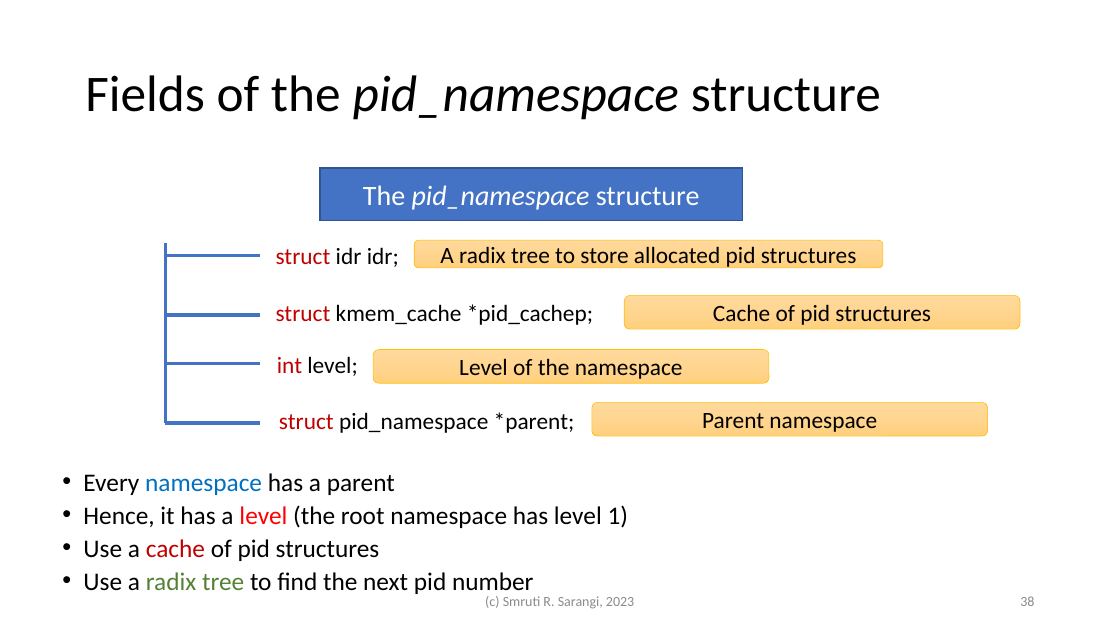
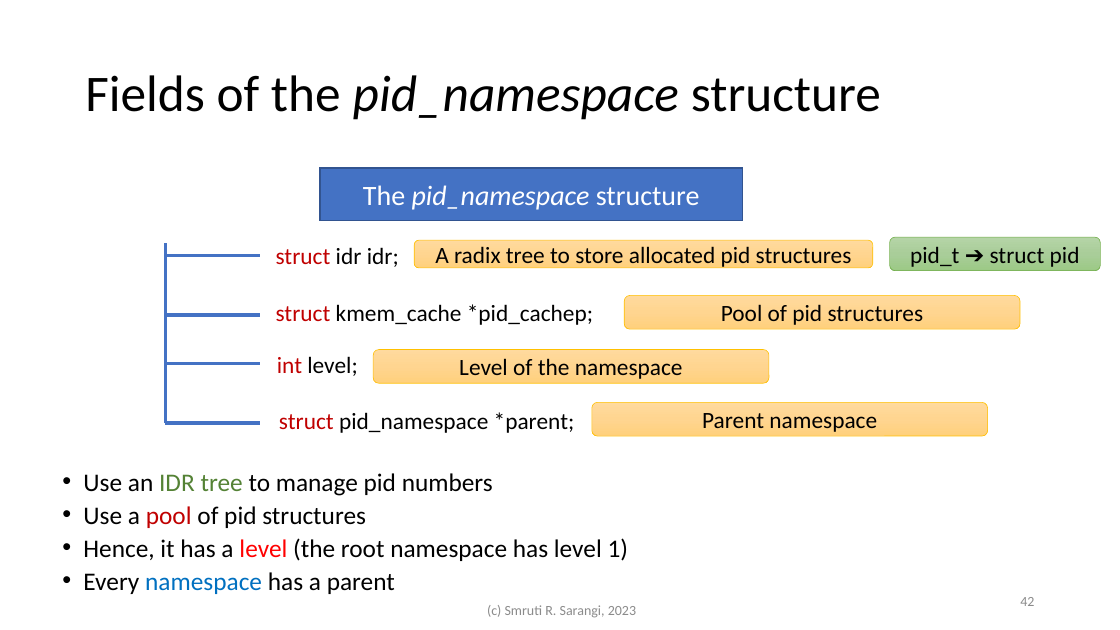
Before and after one commit to sarthak-panda/Sem6, a slide deck: slide 42 of COL331/LEC/3.processes.pptx (slide 38 before the commit). Drawn at 1120x630 pixels with LibreOffice and Linux fonts; fonts in the diff are those of the drawing. Boxes give left, top, right and bottom in pixels: in the first picture for what was removed or moved away, otherwise in the second. Text is boxed around its words. In the diff, an @@ line names an element or a change of style, - is before the commit and + after.

```diff
--- a/COL331/LEC/3.processes.pptx
+++ b/COL331/LEC/3.processes.pptx
@@ rounded rectangle added at (890, 237, 1101, 271), fill gradient #B5D5A7 to #AACE9A to #9CC987, outline #70AD47 0.5 pt, 20 pt, text #000000 @@
+pid_t ➔ struct pid
@@ rounded rectangle "A radix tree to store ...": place and size @@
-rounded rectangle "A radix tree to store ..." at (414, 240, 883, 268)
+rounded rectangle "A radix tree to store ..." at (414, 240, 873, 268)
@@ text in rounded rectangle at (721, 304, 924, 325): text changed @@
-Cache of pid structures
+Pool of pid structures
@@ text at (83, 473, 628, 561): paragraphs added @@
+• Use an IDR tree to manage pid numbers
+• Use a pool of pid structures
+• Hence, it has a level (the root namespace has level 1)
@@ text at (83, 505, 628, 597): paragraphs removed @@
-• Hence, it has a level (the root namespace has level 1)
-• Use a cache of pid structures
-• Use a radix tree to find the next pid number
@@ text "(c) Smruti R. Sarangi, 2023": place and size @@
-text "(c) Smruti R. Sarangi, 2023" at (485, 596, 634, 609)
+text "(c) Smruti R. Sarangi, 2023" at (487, 605, 636, 618)
@@ page number at (1020, 597, 1034, 606): text changed @@
-38
+42
```
Also in this commit, not shown: 34 other slides changed, 7 slides added, 2 slides removed, 13 other files.
